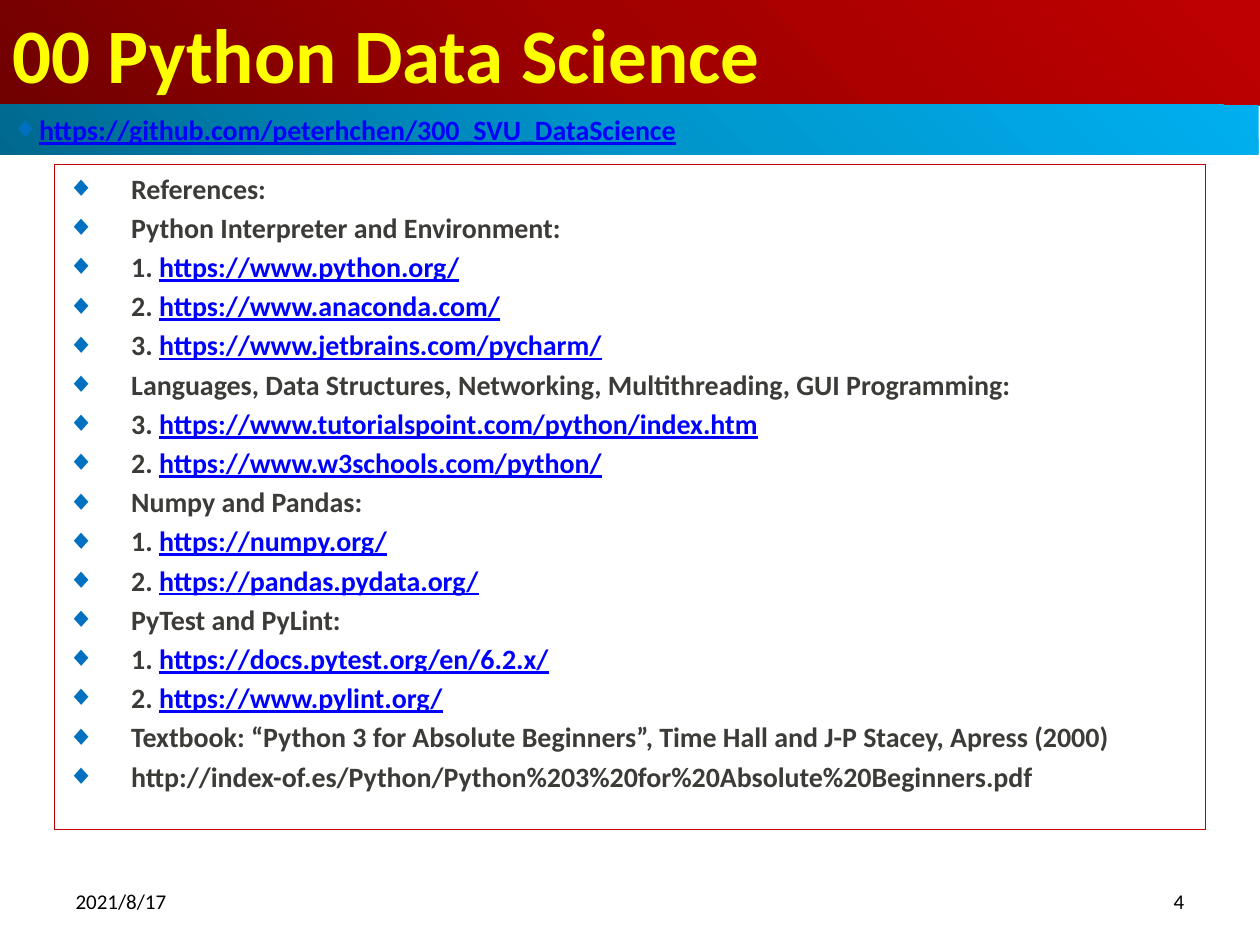
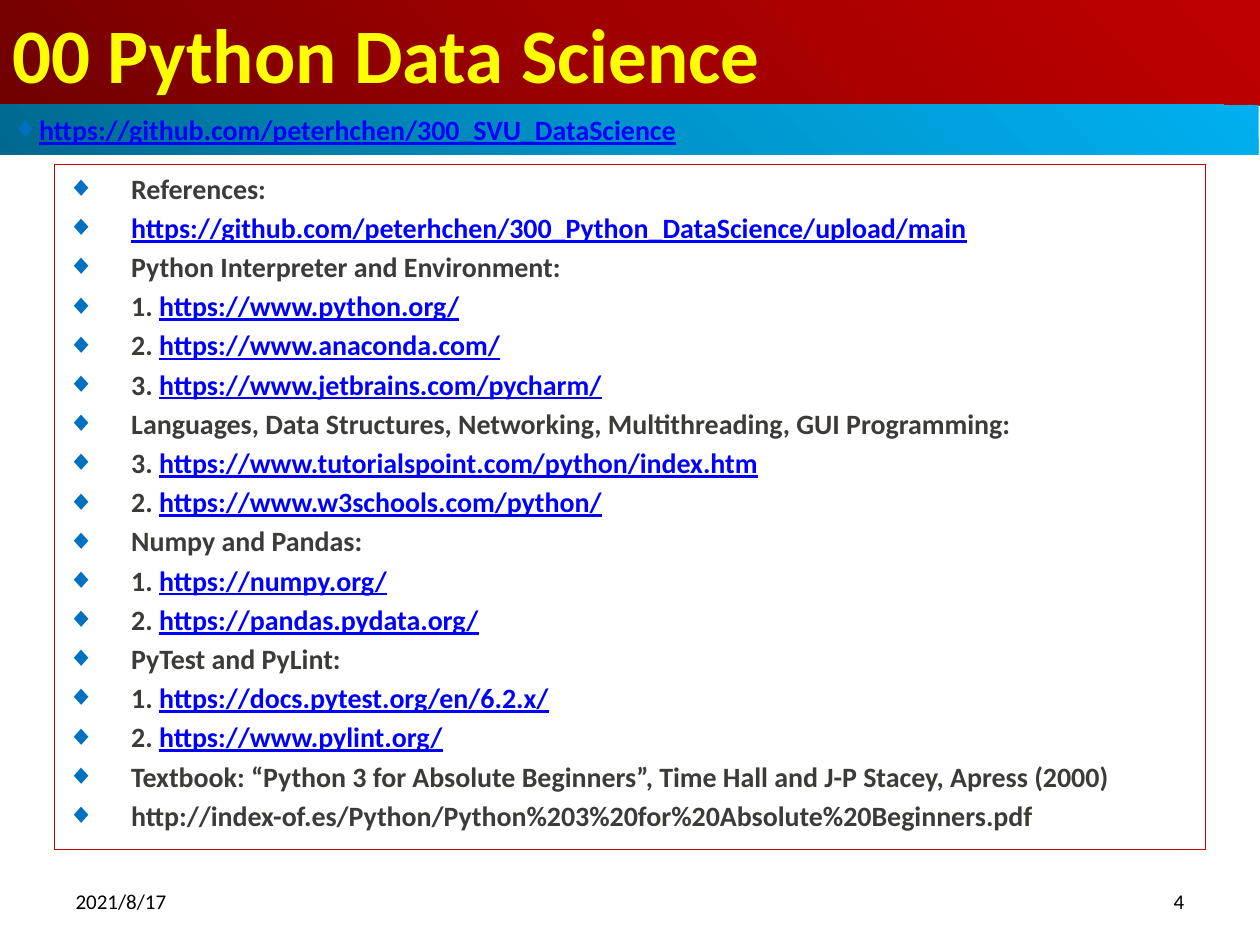
Before and after one commit to peterhchen/300_Python_DataScience, a slide deck: slide 4 of 00_Python_DataScience_Syllabus.pptx. Drawn at 1260x945 pixels with LibreOffice and Linux fonts; fonts in the diff are those of the drawing. Boxes give left, top, right and bottom in pixels: in the first picture for what was removed or moved away, otherwise in the second. Text is boxed around its words. In the diff, an @@ line names an element or a change of style, - is before the commit and + after.

```diff
--- a/00_Python_DataScience_Syllabus.pptx
+++ b/00_Python_DataScience_Syllabus.pptx
@@ subtitle "References:": place and size @@
-subtitle "References:" at box(54, 165, 1205, 830)
+subtitle "References:" at box(54, 165, 1205, 849)
@@ subtitle at box(131, 218, 966, 243): paragraph added @@
+◆ https://github.com/peterhchen/300_Python_DataScience/upload/main
```
